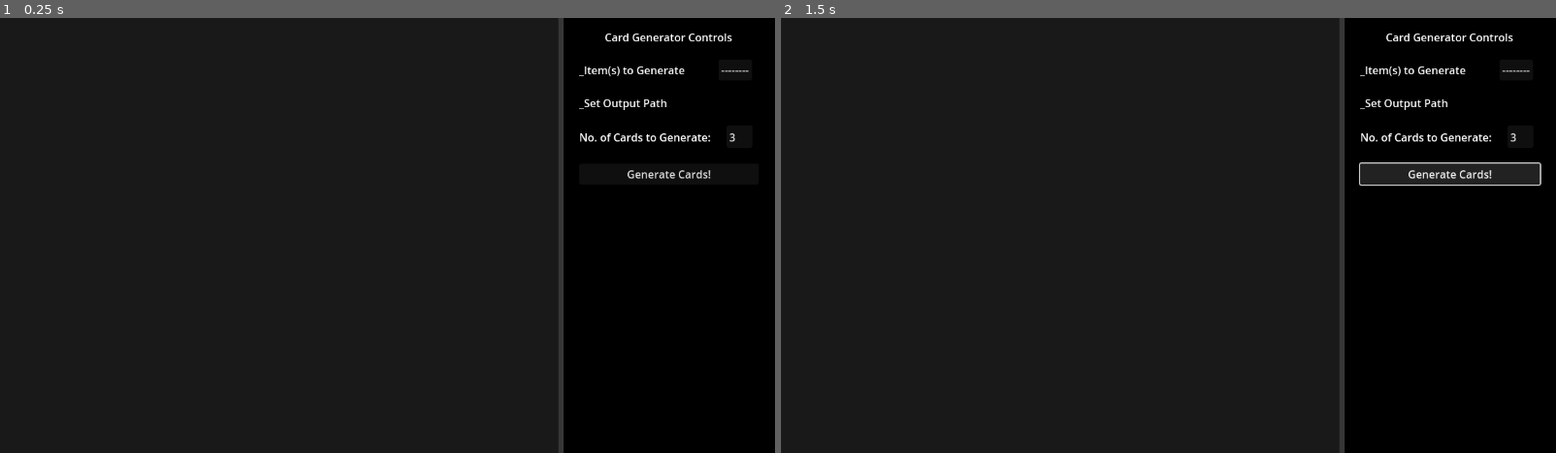
Above: before the commit, frames 1-2 (left to right).
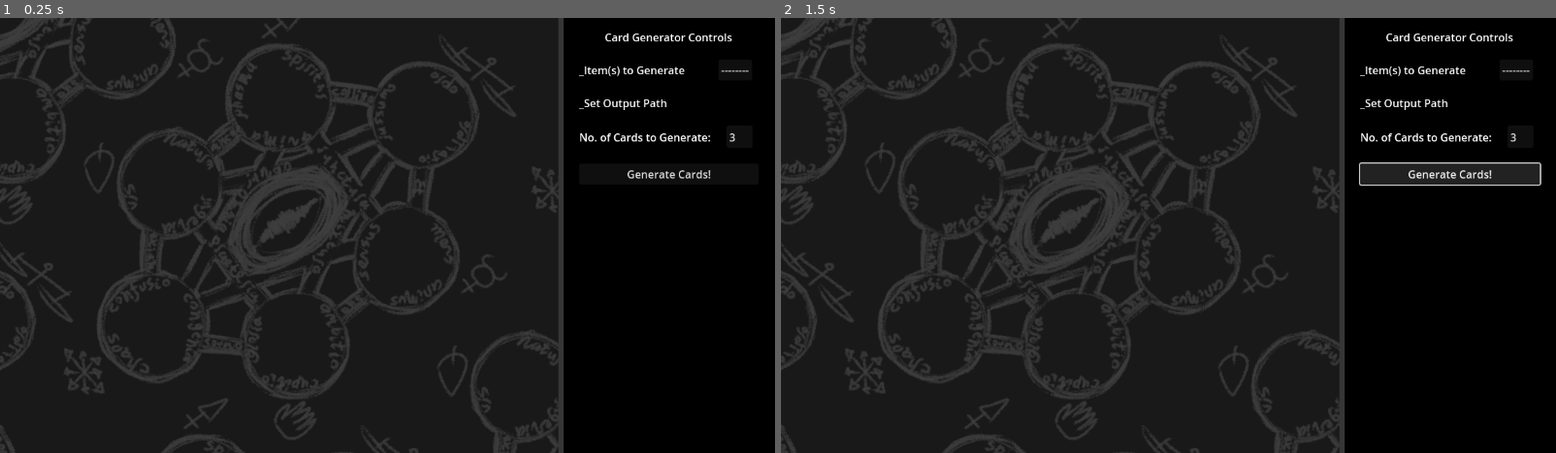
Above: after the commit, the same moments.

Repository: Blue-Kobold/Masters-of-Mana
Game: Godot game, scene res://main_screen.tscn
Two runs of this game, one before a commit and one after it. Both use one fixed random seed, a clock stepped at 60 frames per second and the inputs below.
Inputs:
- Up to frame 1 (0.25 s): no input
- Up to frame 2 (1.5 s): click "Generate Cards!" at 0.5 s; click "Generate Cards!" at 1.25 s

The runs differ from the first frame. In frame 1, 8.6% of the frame differs, in the area x 0-73%, y 0-100%; in frame 2, 8.6%.

Commit message:
"""Improved""" Main Screen

Diff:
--- a/main_screen.tscn
+++ b/main_screen.tscn
@@ -1,6 +1,7 @@
-[gd_scene load_steps=3 format=3 uid="uid://dycssoiecdk7r"]
+[gd_scene load_steps=4 format=3 uid="uid://dycssoiecdk7r"]
 
 [ext_resource type="Script" path="res://CardRoller.gd" id="1_svu8i"]
+[ext_resource type="Texture2D" uid="uid://bf8mbquf68jdb" path="res://textures/Chalk_Affinity_Sigil.png" id="2_86o2s"]
 
 [sub_resource type="Theme" id="Theme_w3poq"]
 
@@ -21,38 +22,154 @@
 grow_vertical = 2
 color = Color(0.0980392, 0.0980392, 0.0980392, 1)
 
+[node name="Node2D" type="Node2D" parent="."]
+position = Vector2(0, -12)
+
+[node name="ChalkAffinitySigil" type="Sprite2D" parent="Node2D"]
+self_modulate = Color(1, 1, 1, 0.160784)
+position = Vector2(420.597, 320.604)
+rotation = 0.908238
+scale = Vector2(1, 1)
+texture = ExtResource("2_86o2s")
+
+[node name="ChalkAffinitySigil2" type="Sprite2D" parent="Node2D"]
+self_modulate = Color(1, 1, 1, 0.160784)
+position = Vector2(-1.40308, -0.395874)
+rotation = 0.908238
+scale = Vector2(1, 1)
+texture = ExtResource("2_86o2s")
+
+[node name="ChalkAffinitySigil3" type="Sprite2D" parent="Node2D"]
+self_modulate = Color(1, 1, 1, 0.160784)
+position = Vector2(-238.403, 626.604)
+rotation = 0.908238
+scale = Vector2(1, 1)
+texture = ExtResource("2_86o2s")
+
+[node name="ChalkAffinitySigil4" type="Sprite2D" parent="Node2D"]
+self_modulate = Color(1, 1, 1, 0.160784)
+position = Vector2(304.597, 902.604)
+rotation = 0.908238
+scale = Vector2(1, 1)
+texture = ExtResource("2_86o2s")
+
+[node name="ChalkAffinitySigil5" type="Sprite2D" parent="Node2D"]
+self_modulate = Color(1, 1, 1, 0.160784)
+position = Vector2(946, 623)
+rotation = 0.908238
+scale = Vector2(1, 1)
+texture = ExtResource("2_86o2s")
+
+[node name="ChalkAffinitySigil6" type="Sprite2D" parent="Node2D"]
+self_modulate = Color(1, 1, 1, 0.160784)
+position = Vector2(1116, 50)
+rotation = 0.908238
+scale = Vector2(1, 1)
+texture = ExtResource("2_86o2s")
+
+[node name="ChalkAffinitySigil7" type="Sprite2D" parent="Node2D"]
+self_modulate = Color(1, 1, 1, 0.160784)
+position = Vector2(665, -310)
+rotation = 0.908238
+scale = Vector2(1, 1)
+texture = ExtResource("2_86o2s")
+
+[node name="ChalkAffinitySigil8" type="Sprite2D" parent="Node2D"]
+self_modulate = Color(1, 1, 1, 0.160784)
+position = Vector2(1579, 390)
+rotation = 0.908238
+scale = Vector2(1, 1)
+texture = ExtResource("2_86o2s")
+
+[node name="ChalkAffinitySigil9" type="Sprite2D" parent="Node2D"]
+self_modulate = Color(1, 1, 1, 0.160784)
+position = Vector2(1352, 987)
+rotation = 0.908238
+scale = Vector2(1, 1)
+texture = ExtResource("2_86o2s")
+
+[node name="ChalkAffinitySigil10" type="Sprite2D" parent="Node2D"]
+self_modulate = Color(1, 1, 1, 0.160784)
+position = Vector2(726, 1252)
+rotation = 0.908238
+scale = Vector2(1, 1)
+texture = ExtResource("2_86o2s")
+
+[node name="ChalkAffinitySigil11" type="Sprite2D" parent="Node2D"]
+self_modulate = Color(1, 1, 1, 0.160784)
+position = Vector2(106, 1512)
+rotation = 0.908238
+scale = Vector2(1, 1)
+texture = ExtResource("2_86o2s")
+
+[node name="ChalkAffinitySigil12" type="Sprite2D" parent="Node2D"]
+self_modulate = Color(1, 1, 1, 0.160784)
+position = Vector2(-347, 1213)
+rotation = 0.908238
+scale = Vector2(1, 1)
+texture = ExtResource("2_86o2s")
+
+[node name="ChalkAffinitySigil13" type="Sprite2D" parent="Node2D"]
+self_modulate = Color(1, 1, 1, 0.160784)
+position = Vector2(1182, 1570)
+rotation = 0.908238
+scale = Vector2(1, 1)
+texture = ExtResource("2_86o2s")
+
+[node name="ChalkAffinitySigil14" type="Sprite2D" parent="Node2D"]
+self_modulate = Color(1, 1, 1, 0.160784)
+position = Vector2(565, 1830)
+rotation = 0.908238
+scale = Vector2(1, 1)
+texture = ExtResource("2_86o2s")
+
+[node name="ChalkAffinitySigil15" type="Sprite2D" parent="Node2D"]
+self_modulate = Color(1, 1, 1, 0.160784)
+position = Vector2(1808, 1309)
+rotation = 0.908238
+scale = Vector2(1, 1)
+texture = ExtResource("2_86o2s")
+
+[node name="ChalkAffinitySigil16" type="Sprite2D" parent="Node2D"]
+self_modulate = Color(1, 1, 1, 0.160784)
+position = Vector2(1981, 719)
+rotation = 0.908238
+scale = Vector2(1, 1)
+texture = ExtResource("2_86o2s")
+
 [node name="ColorRect2" type="ColorRect" parent="."]
 layout_mode = 1
-anchors_preset = 15
-anchor_right = 1.0
-anchor_bottom = 1.0
-offset_left = 830.0
+anchors_preset = -1
+anchor_left = 0.720486
+anchor_right = 1.0
+anchor_bottom = 1.0
 grow_horizontal = 2
 grow_vertical = 2
 color = Color(0.211765, 0.211765, 0.211765, 1)
+metadata/_edit_use_anchors_ = true
 
 [node name="ColorRect3" type="ColorRect" parent="."]
 layout_mode = 1
-anchors_preset = 15
-anchor_right = 1.0
-anchor_bottom = 1.0
-offset_left = 838.0
+anchors_preset = -1
+anchor_left = 0.727431
+anchor_right = 1.0
+anchor_bottom = 1.0
 grow_horizontal = 2
 grow_vertical = 2
 color = Color(0, 0, 0, 1)
+metadata/_edit_use_anchors_ = true
 
 [node name="HBoxContainer" type="VBoxContainer" parent="."]
 layout_mode = 1
-anchors_preset = 15
-anchor_right = 1.0
-anchor_bottom = 1.0
-offset_left = 861.0
-offset_top = 17.0
-offset_right = -24.0
-offset_bottom = -23.0
+anchors_preset = -1
+anchor_left = 0.747396
+anchor_top = 0.0262346
+anchor_right = 0.979167
+anchor_bottom = 0.964506
 grow_horizontal = 2
 grow_vertical = 2
 theme_override_constants/separation = 22
+metadata/_edit_use_anchors_ = true
 
 [node name="Label" type="Label" parent="HBoxContainer"]
 layout_mode = 2
Binary file added: textures/Chalk_Affinity_Sigil.png
Not shown, added: textures/Chalk_Affinity_Sigil.png.import
Renamed: black_square.png -> textures/black_square.png
Not shown, changed: textures/black_square.png.import
